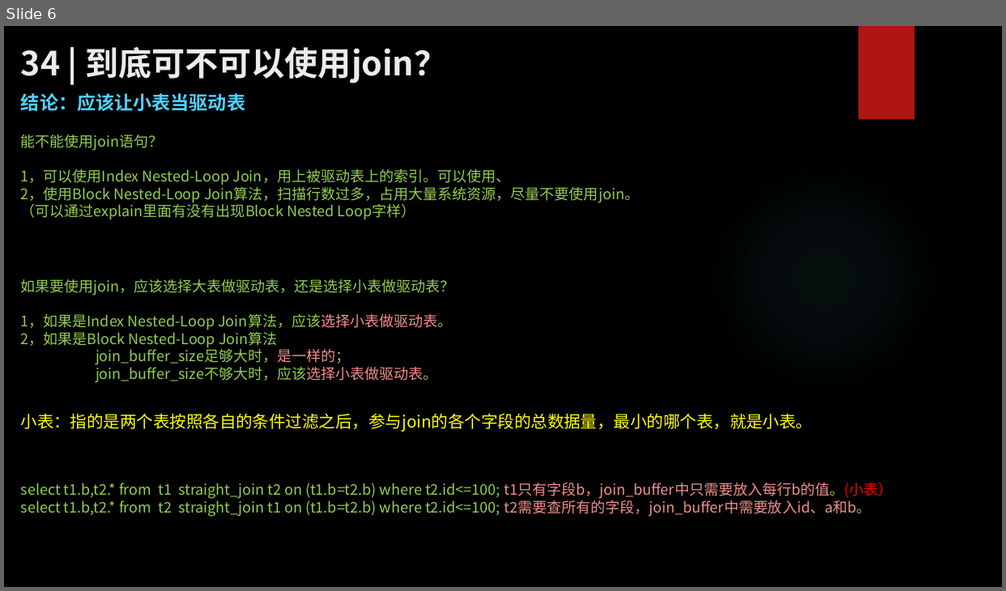
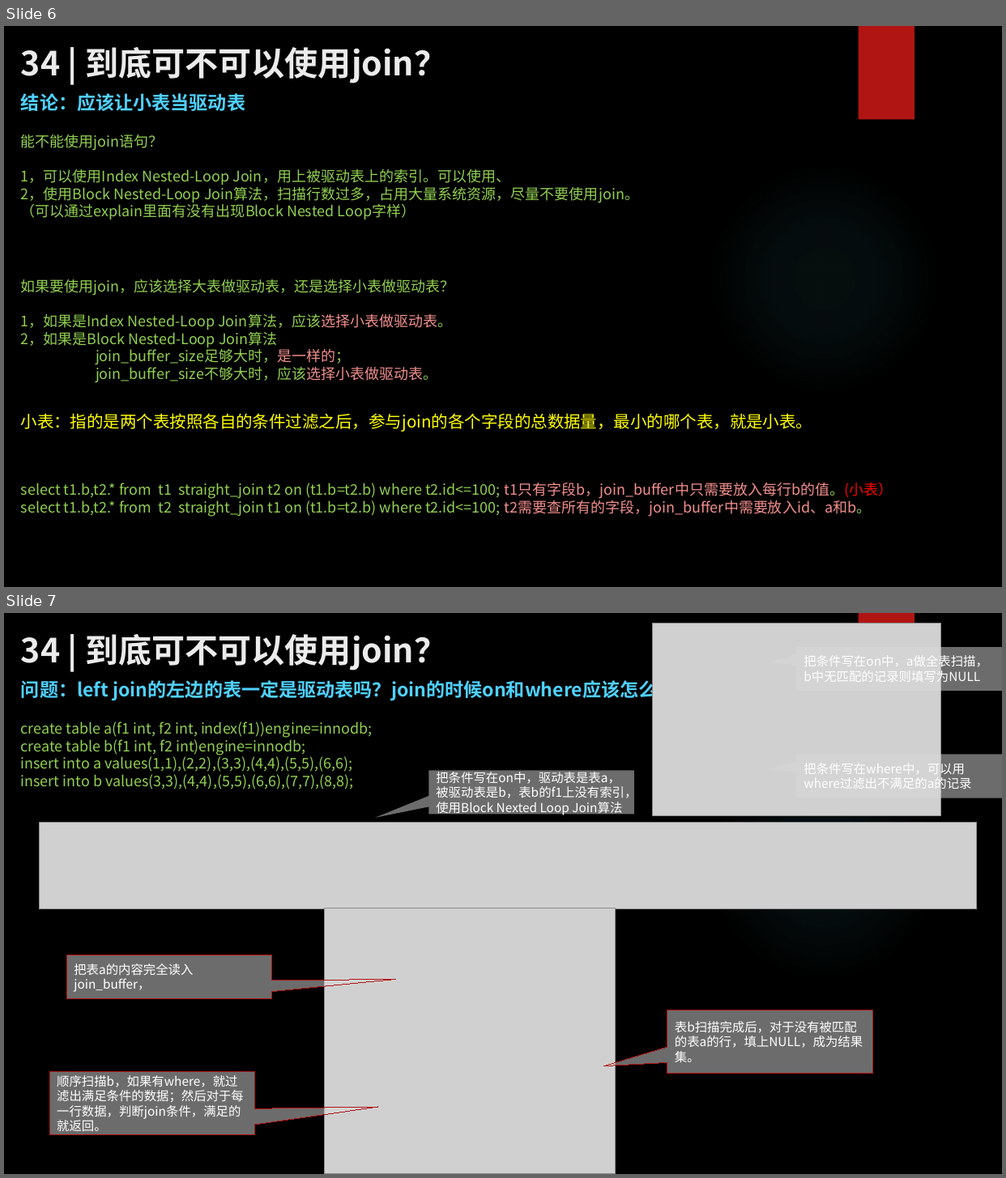
Before and after one commit to zhangkekf/reading-notes, a slide deck: MySQL实战/34到底可不可以使用join？.pptx. Shown one above the other, each under a label of ours: slide 6 before the commit, slides 6 and 7 after it. The pictures are 1006x591 and 1006x1178 pixels, drawn with LibreOffice and Linux fonts; fonts in the diff are those of the drawing; grey boxes stand for pictures; background and template pictures are left out. Boxes give left, top, right and bottom in pixels: in the first picture for what was removed or moved away, otherwise in the second. Text is boxed around its words. In the diff, an @@ line names an element or a change of style, - is before the commit and + after.

```diff
--- a/MySQL实战/34到底可不可以使用join？.pptx
+++ b/MySQL实战/34到底可不可以使用join？.pptx
@@ slide 7 added at bbox=[4, 613, 1002, 1174], background picture (left out); not listed: 2 template elements that a slide beside it also shows @@
@@ title added at bbox=[21, 634, 447, 671], 32 pt, text #EBEBEB, bold @@
+34 | 到底可不可以使用join？
@@ picture added at bbox=[652, 624, 940, 815] @@
@@ speech box added at bbox=[797, 648, 1002, 691], fill #D9D9D9 at 50% opacity, 12 pt, text #FFFFFF @@
+把条件写在on中，a做全表扫描，b中无匹配的记录则填写为NULL
@@ text added at bbox=[21, 678, 676, 701], 18 pt, text #4FD1FF, bold @@
+问题：left join的左边的表一定是驱动表吗？join的时候on和where应该怎么用
@@ text added at bbox=[21, 722, 373, 790], 14 pt, text #92D050 @@
+create table a(f1 int, f2 int, index(f1))engine=innodb;
+create table b(f1 int, f2 int)engine=innodb;
+insert into a values(1,1),(2,2),(3,3),(4,4),(5,5),(6,6);
+insert into b values(3,3),(4,4),(5,5),(6,6),(7,7),(8,8);
@@ speech box added at bbox=[797, 755, 1002, 798], fill #D9D9D9 at 50% opacity, 12 pt, text #FFFFFF @@
+把条件写在where中，可以用where过滤出不满足的a的记录
@@ speech box added at bbox=[428, 770, 633, 814], fill #D9D9D9 at 50% opacity, 12 pt, text #FFFFFF @@
+把条件写在on中，驱动表是表a，被驱动表是b，表b的f1上没有索引，使用Block Nexted Loop Join算法
@@ picture added at bbox=[39, 822, 978, 909] @@
@@ picture added at bbox=[325, 908, 615, 1174] @@
@@ speech box added at bbox=[67, 955, 272, 999], fill #D9D9D9 at 50% opacity, outline #B01513 0.75 pt, 12 pt, text #FFFFFF @@
+把表a的内容完全读入join_buffer，
@@ speech box added at bbox=[667, 1011, 872, 1073], fill #D9D9D9 at 50% opacity, outline #B01513 0.75 pt, 12 pt, text #FFFFFF @@
+表b扫描完成后，对于没有被匹配的表a的行，填上NULL，成为结果集。
@@ speech box added at bbox=[49, 1072, 255, 1135], fill #D9D9D9 at 50% opacity, outline #B01513 0.75 pt, 12 pt, text #FFFFFF @@
+顺序扫描b，如果有where，就过滤出满足条件的数据；然后对于每一行数据，判断join条件，满足的就返回。
```
Also in this commit, not shown: 1 slide changed, 1 other slide added, 2 other files.
